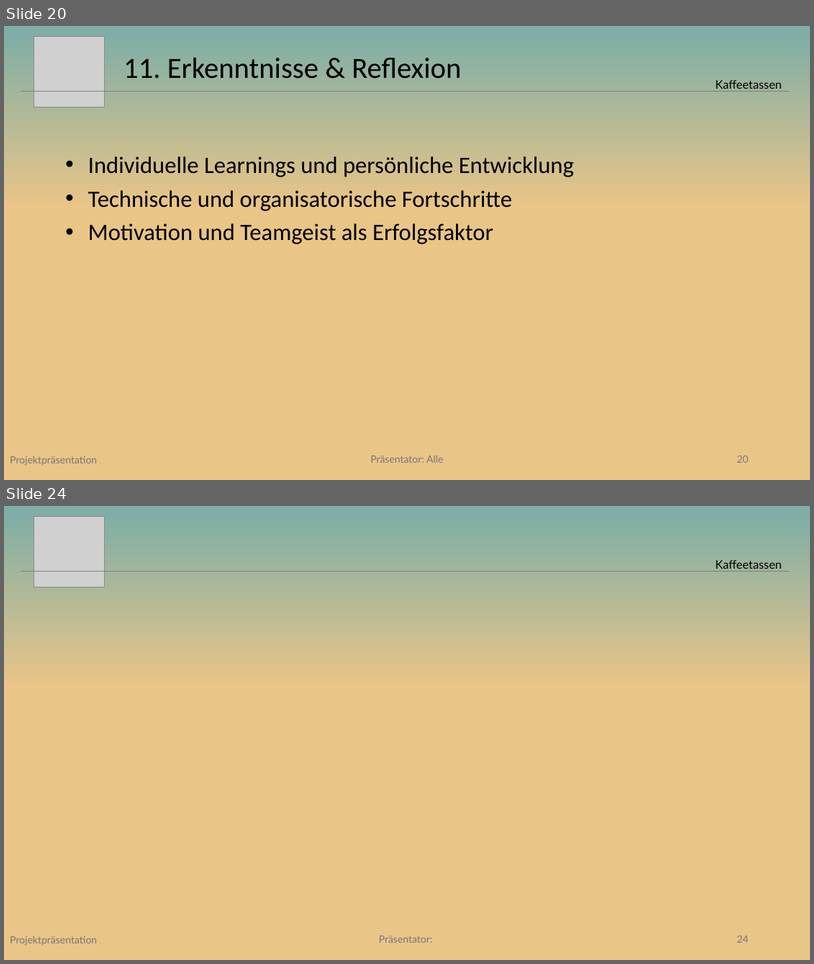
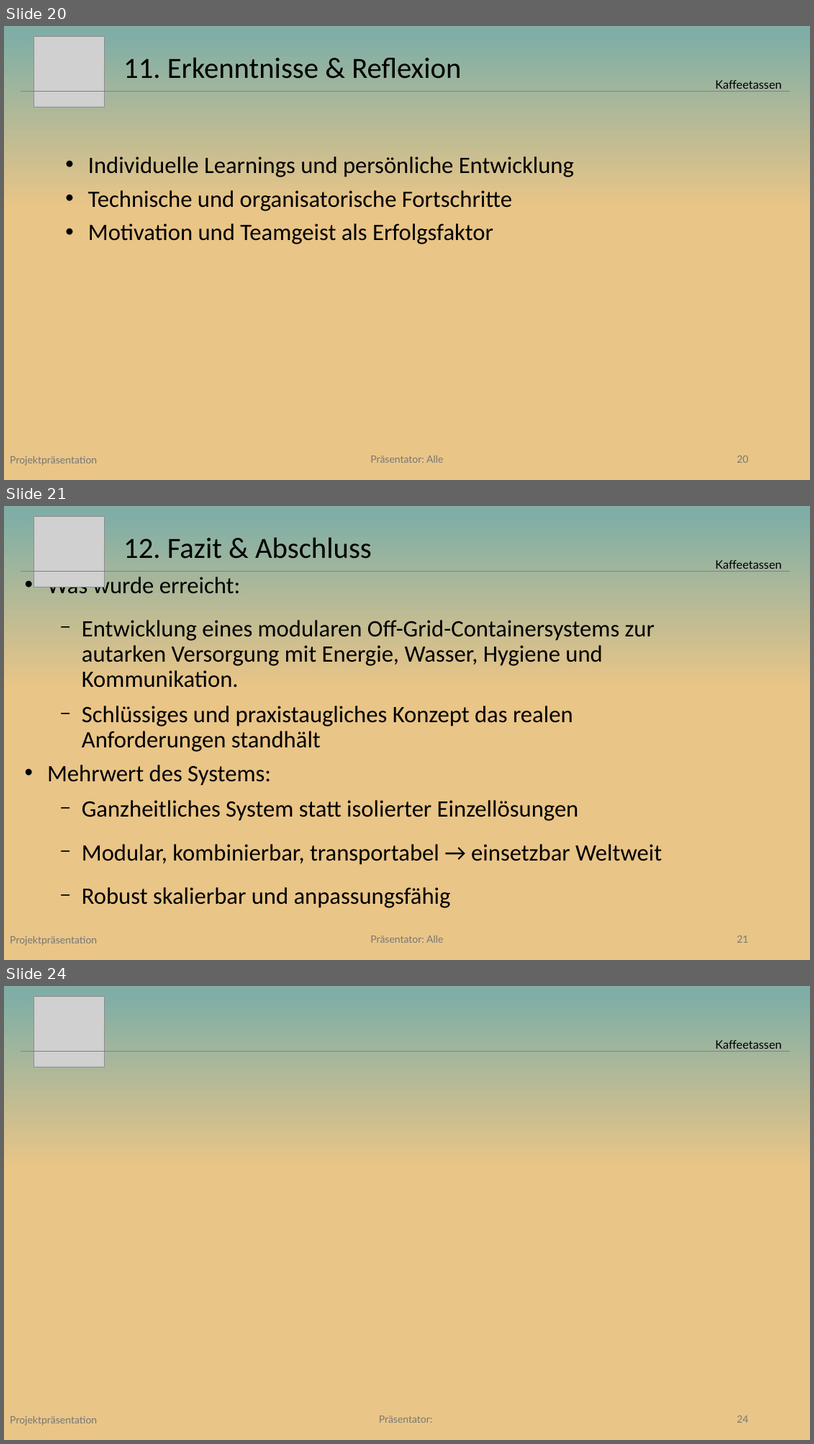
Before and after one commit to Beatlex/KaffeeContainer, a slide deck: Projektpräsentation/Powerpoint/Projektpräsentation V3l.pptx. Shown one above the other, each under a label of ours: slides 20 and 24 before the commit, slides 20, 21 and 24 after it; the slides between them are not shown. The pictures are 814x964 and 814x1444 pixels, drawn with LibreOffice and Linux fonts; fonts in the diff are those of the drawing; grey boxes stand for pictures. Boxes give left, top, right and bottom in pixels: in the first picture for what was removed or moved away, otherwise in the second. Text is boxed around its words. In the diff, an @@ line names an element or a change of style, - is before the commit and + after.

```diff
--- a/Projektpräsentation/Powerpoint/Projektpräsentation V3l.pptx
+++ b/Projektpräsentation/Powerpoint/Projektpräsentation V3l.pptx
@@ slide 21 added at box(4, 506, 810, 960), background gradient #80AEA6 to #E9C587 @@
@@ picture added at box(34, 516, 104, 587) @@
@@ title added at box(124, 537, 372, 559), 34.9 pt, text #000000 @@
+12. Fazit & Abschluss
@@ text added at box(715, 560, 782, 572), 14 pt, text #000000 @@
+Kaffeetassen
@@ line added from (21, 571) to (790, 571), #808080 0.75 pt @@
@@ text added at box(47, 574, 662, 865), 28 pt, text #000000 @@
+• Was wurde erreicht:
+  − Entwicklung eines modularen Off-Grid-Containersystems zur autarken Versorgung mit Energie, Wasser, Hygiene und Kommunikation.
+  − Schlüssiges und praxistaugliches Konzept das realen Anforderungen standhält
+• Mehrwert des Systems:
+  − Ganzheitliches System statt isolierter Einzellösungen
+  − Modular, kombinierbar, transportabel → einsetzbar Weltweit
+  − Robust skalierbar und anpassungsfähig
@@ text added at box(10, 936, 97, 945), 12 pt, text #767676 @@
+Projektpräsentation
@@ text added at box(370, 935, 443, 942), 12 pt, text #797979 @@
+Präsentator: Alle
@@ page number added at box(737, 935, 748, 942), 12 pt, text #797979 @@
+21
```
Also in this commit, not shown: 2 slides changed.
